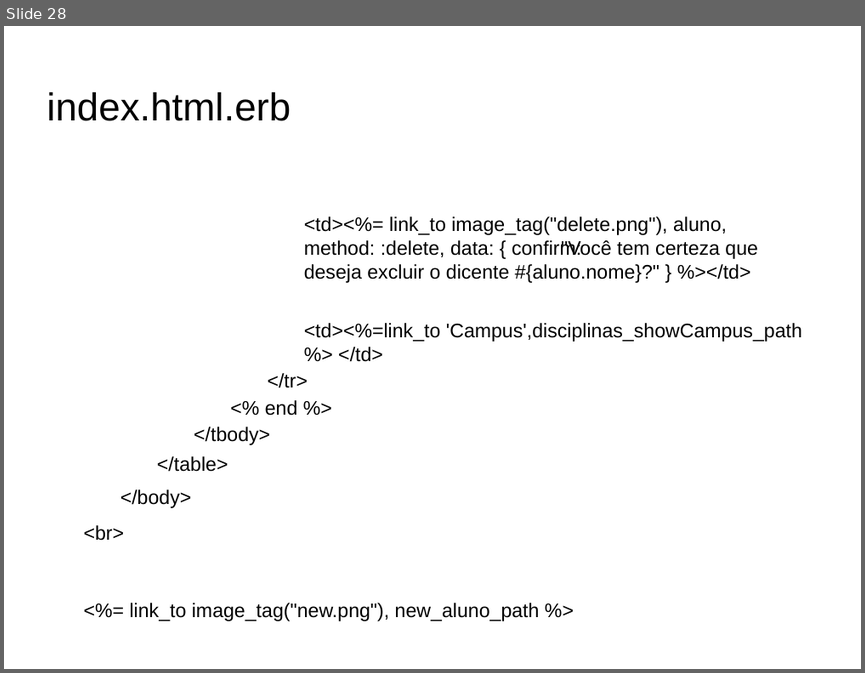
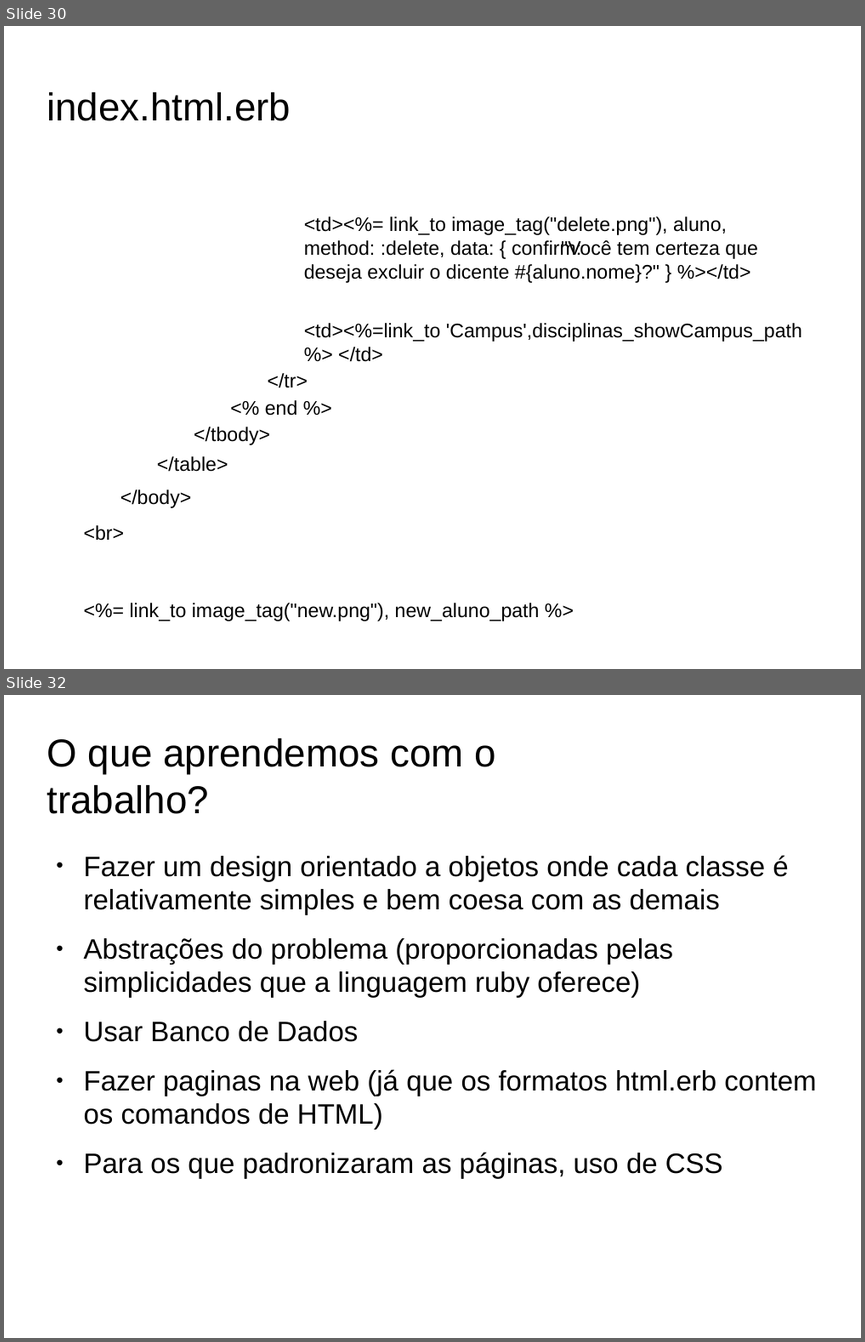
Before and after one commit to brunojus/cicmonit, a slide deck: Apresentacao.odp. Shown one above the other, each under a label of ours: slide 28 before the commit, slides 30 and 32 after it; the slides between them are not shown. The pictures are 865x673 and 865x1342 pixels, drawn with LibreOffice and Linux fonts; fonts in the diff are those of the drawing; background and template pictures are left out. Boxes give left, top, right and bottom in pixels: in the first picture for what was removed or moved away, otherwise in the second. Text is boxed around its words. In the diff, an @@ line names an element or a change of style, - is before the commit and + after.

```diff
--- a/Apresentacao.odp
+++ b/Apresentacao.odp
@@ slide 32 added at (x1=4, y1=695, x2=861, y2=1338), background picture (left out) @@
@@ title added at (x1=46, y1=738, x2=495, y2=814), 36 pt, text #000000 @@
+O que aprendemos com o trabalho?
@@ text added at (x1=84, y1=855, x2=816, y2=1178), 26 pt, text #000000 @@
+● Fazer um design orientado a objetos onde cada classe é relativamente simples e bem coesa com as demais
+● Abstrações do problema (proporcionadas pelas simplicidades que a linguagem ruby oferece)
+● Usar Banco de Dados
+● Fazer paginas na web (já que os formatos html.erb contem os comandos de HTML)
+● Para os que padronizaram as páginas, uso de CSS
@@ what was slide 28 is now slide 30 @@
```
Also in this commit, not shown: 1 slide changed, 2 other slides added, 1 other file.
